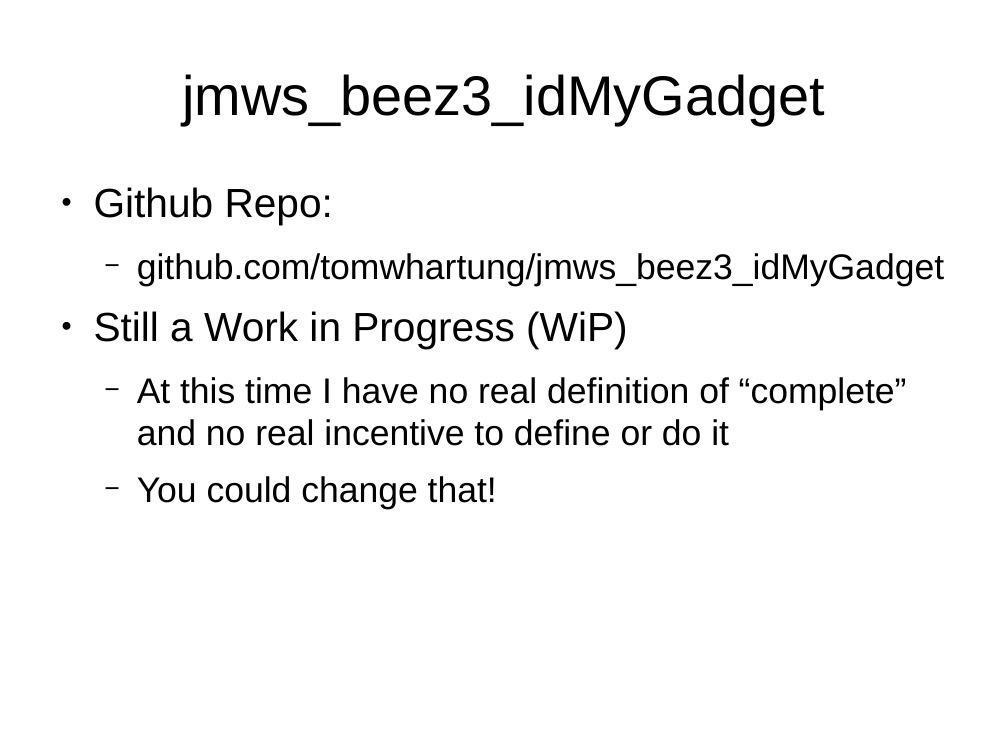
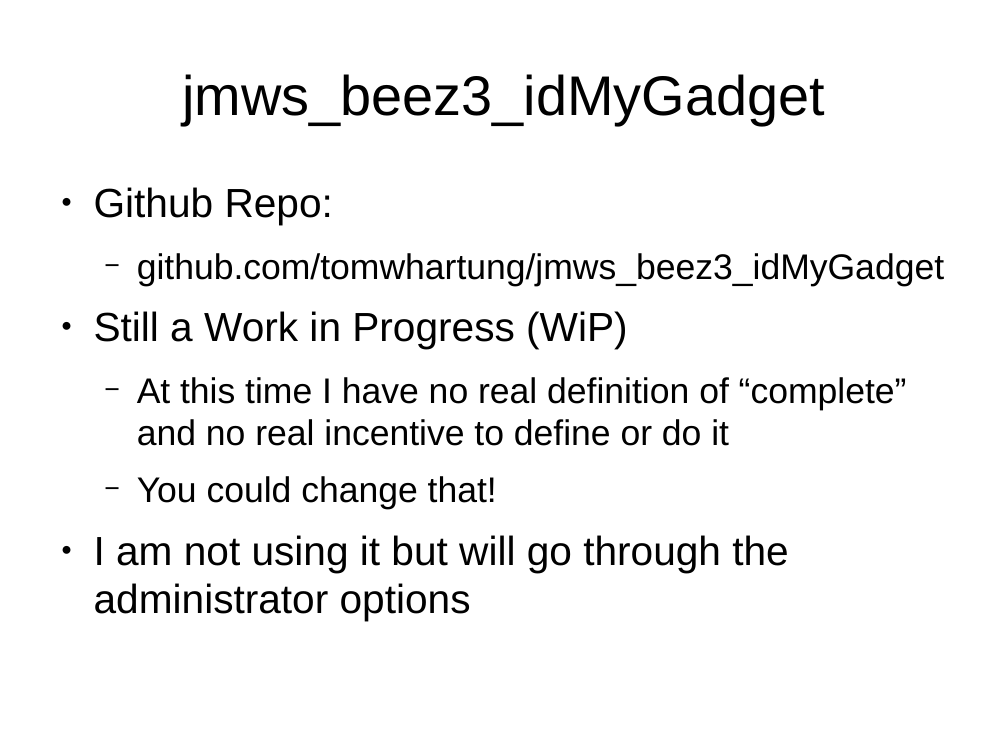
Before and after one commit to tomwhartung/jmws_accoutrements, a slide deck: slide 16 of presentations/2015_09-Joomla/Device_Detection-In_Protostar_and_Beez3.odp. Drawn at 1008x756 pixels with LibreOffice and Linux fonts; fonts in the diff are those of the drawing. Boxes give left, top, right and bottom in pixels: in the first picture for what was removed or moved away, otherwise in the second. Text is boxed around its words. In the diff, an @@ line names an element or a change of style, - is before the commit and + after.

```diff
--- a/presentations/2015_09-Joomla/Device_Detection-In_Protostar_and_Beez3.odp
+++ b/presentations/2015_09-Joomla/Device_Detection-In_Protostar_and_Beez3.odp
@@ text at [94, 535, 788, 621]: paragraph added @@
+● I am not using it but will go through the administrator options
```
Also in this commit, not shown: 15 other slides changed, 2 slides added, 1 slide removed.
